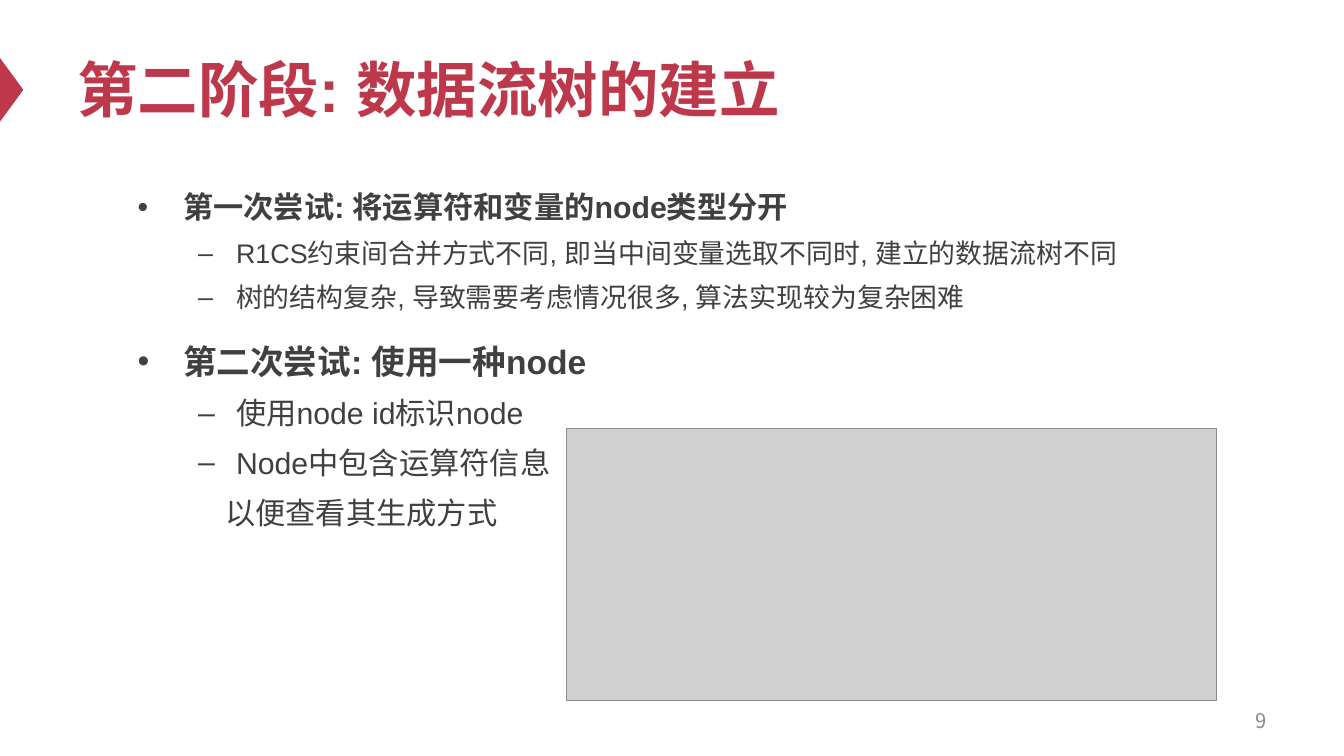
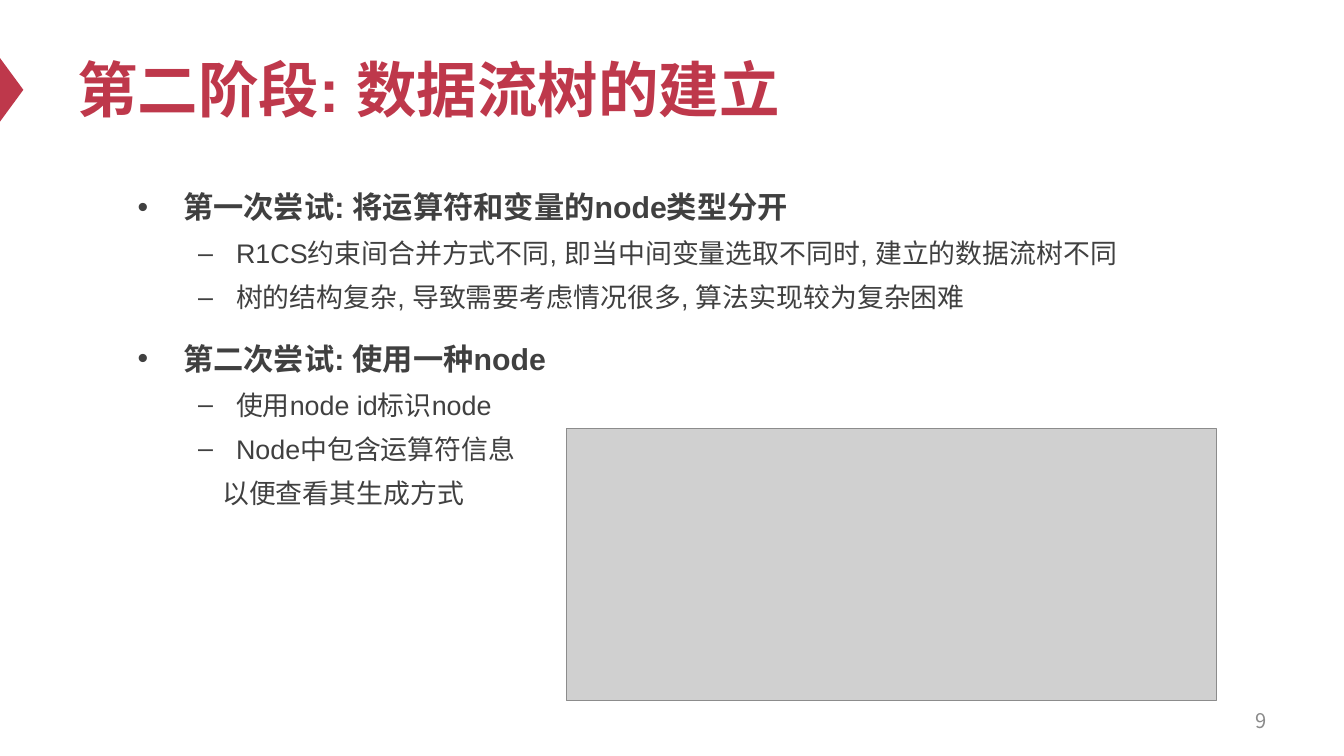
Before and after one commit to Ash1sc/R1CS-normal-form-generator, a slide deck: slide 9 of meeting_docs/0302进度会议/进度会议PPT.pptx. Drawn at 1344x756 pixels with LibreOffice and Linux fonts; fonts in the diff are those of the drawing; grey boxes stand for pictures. Boxes give left, top, right and bottom in pixels: in the first picture for what was removed or moved away, otherwise in the second. Text is boxed around its words. In the diff, an @@ line names an element or a change of style, - is before the commit and + after.

```diff
--- a/meeting_docs/0302进度会议/进度会议PPT.pptx
+++ b/meeting_docs/0302进度会议/进度会议PPT.pptx
@@ text at (x1=183, y1=344, x2=546, y2=505): size 24 to 21.6 pt in "第二次尝试: 使用一种node"; size 21.6 to 19.2 pt in "使用node id标识node", "Node中包含运算符信息", "以便查看其生成方式" @@
```
Also in this commit, not shown: 3 other slides changed, 3 other files.
